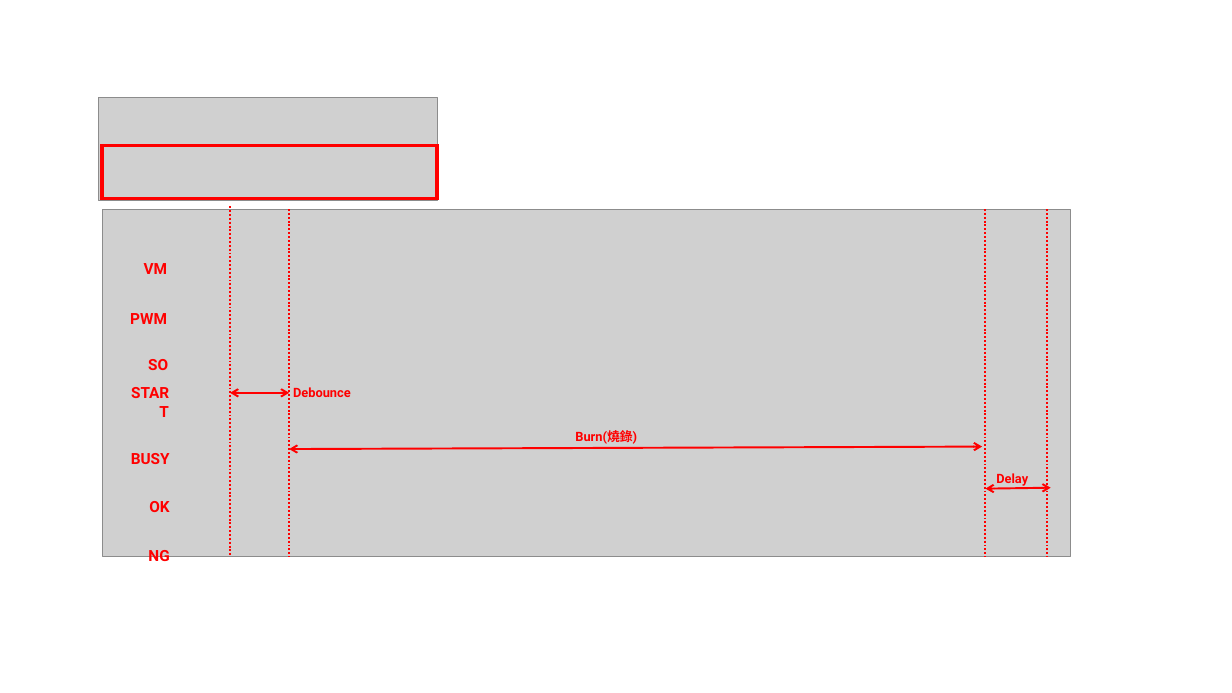
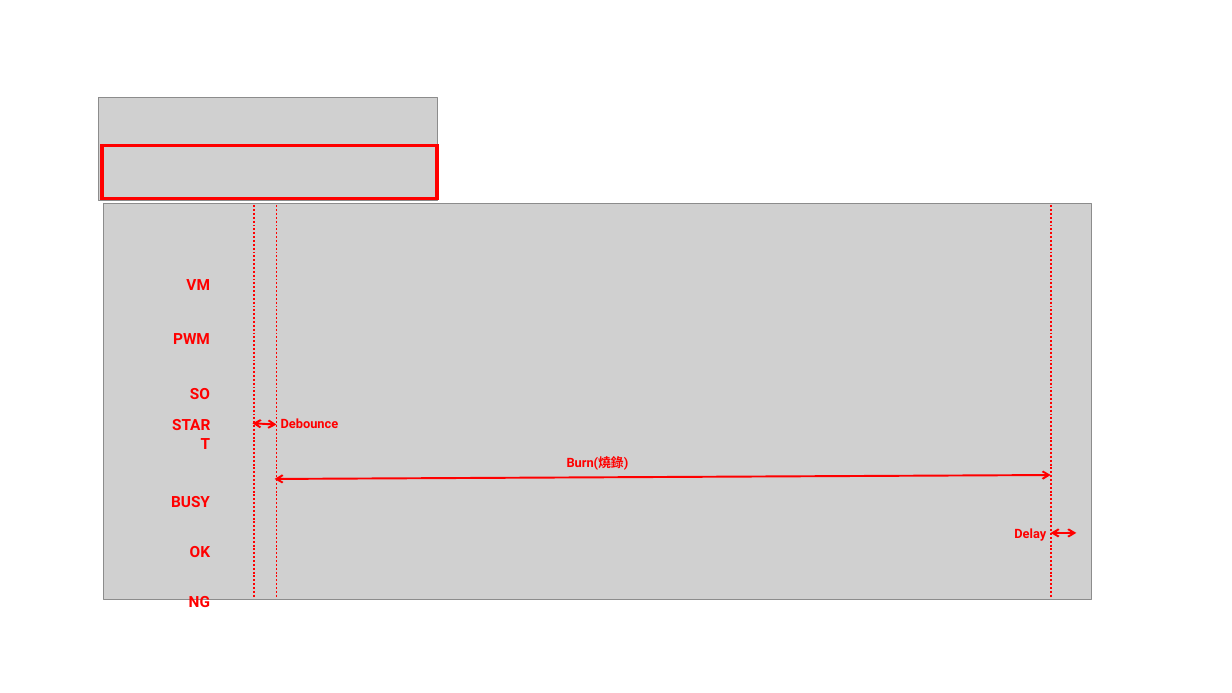
Before and after one commit to billwanggithub/MXXXX, a slide deck: slide 4 of assets/user_guide.pptx. Drawn at 1232x693 pixels with LibreOffice and Linux fonts; fonts in the diff are those of the drawing; grey boxes stand for pictures. Boxes give left, top, right and bottom in pixels: in the first picture for what was removed or moved away, otherwise in the second. Text is boxed around its words. In the diff, an @@ line names an element or a change of style, - is before the commit and + after.

```diff
--- a/assets/user_guide.pptx
+++ b/assets/user_guide.pptx
@@ picture: place and size @@
-picture at <box>103,209,1071,556</box>
+picture at <box>104,203,1092,599</box>
@@ line moved from (230, 206) - (230, 556) to (254, 205) - (254, 597) @@
@@ line moved from (289, 209) - (289, 556) to (276, 205) - (276, 597) @@
@@ line removed from (985, 209) to (985, 556) @@
@@ line moved from (1047, 209) - (1047, 556) to (1051, 205) - (1051, 597) @@
@@ text "VM": place and size @@
-text "VM" at <box>144,263,167,274</box>
+text "VM" at <box>186,279,209,290</box>
@@ text "PWM": place and size @@
-text "PWM" at <box>130,313,167,324</box>
+text "PWM" at <box>173,333,210,344</box>
@@ text "SO": place and size @@
-text "SO" at <box>148,359,168,370</box>
+text "SO" at <box>190,388,210,399</box>
@@ text "START": place and size @@
-text "START" at <box>116,379,178,407</box>
+text "START" at <box>157,411,219,439</box>
@@ text "Debounce": place and size @@
-text "Debounce" at <box>293,387,351,397</box>
+text "Debounce" at <box>281,418,339,428</box>
@@ double arrow moved from (230, 393) - (289, 393) to (252, 423) - (276, 425) @@
@@ double arrow moved from (289, 449) - (982, 446) to (274, 479) - (1051, 475) @@
@@ text "Burn(燒錄)": place and size @@
-text "Burn(燒錄)" at <box>575,430,637,444</box>
+text "Burn(燒錄)" at <box>567,456,629,470</box>
@@ text "Delay": place and size @@
-text "Delay" at <box>996,473,1028,486</box>
+text "Delay" at <box>1014,528,1046,541</box>
@@ double arrow moved from (986, 489) - (1051, 488) to (1051, 533) - (1077, 533) @@
@@ 3 texts: place and size @@
-3 texts at <box>131,453,170,566</box>
+3 texts at <box>171,496,210,612</box>
```
Also in this commit, not shown: 1 other file.
